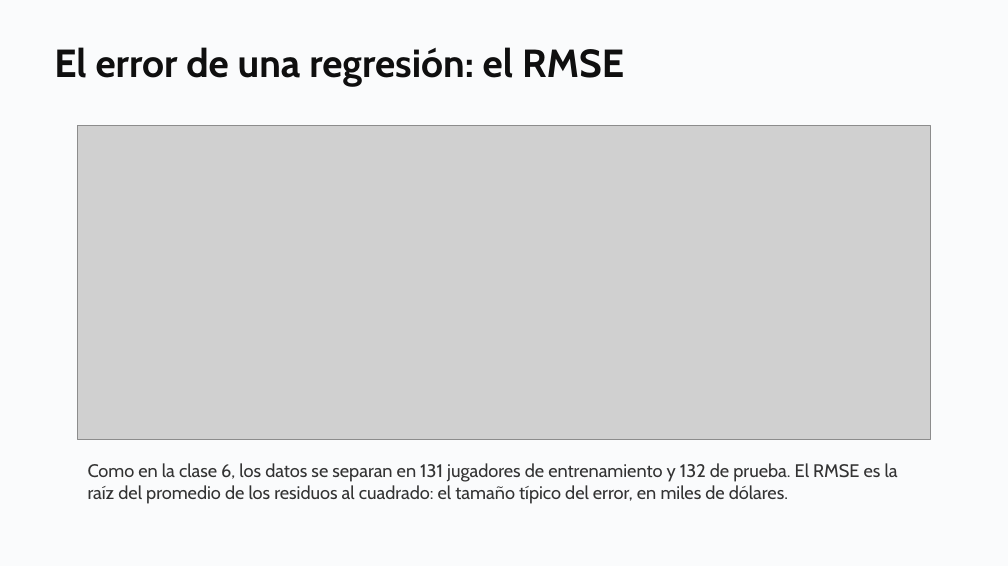
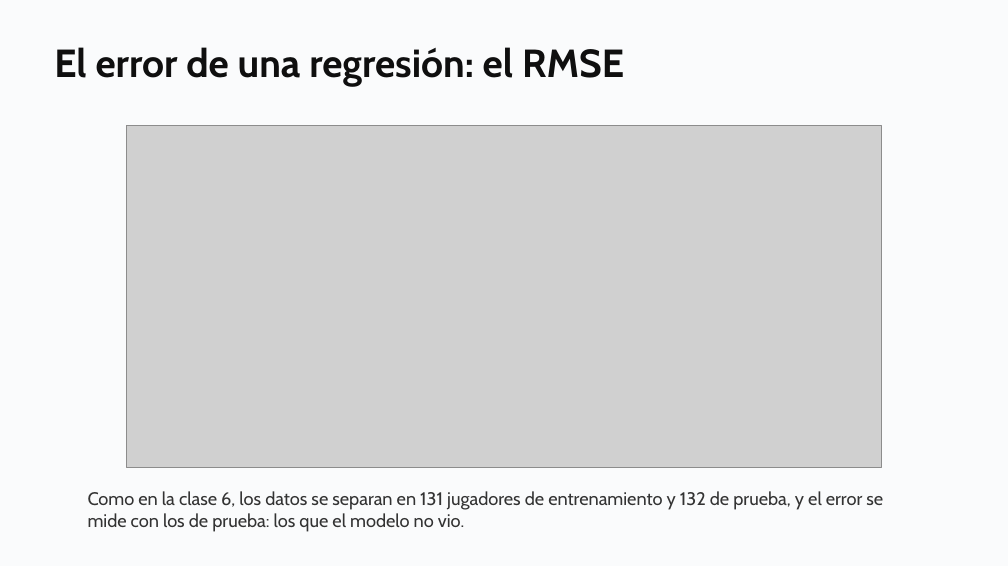
Before and after one commit to daniopitz/diplomado-cdd, a slide deck: slide 24 of presentaciones/clase07_evaluar_regularizar.pptx. Drawn at 1008x566 pixels with LibreOffice and Linux fonts; fonts in the diff are those of the drawing; grey boxes stand for pictures. Boxes give left, top, right and bottom in pixels: in the first picture for what was removed or moved away, otherwise in the second. Text is boxed around its words. In the diff, an @@ line names an element or a change of style, - is before the commit and + after.

```diff
--- a/presentaciones/clase07_evaluar_regularizar.pptx
+++ b/presentaciones/clase07_evaluar_regularizar.pptx
@@ picture: place and size @@
-picture at <box>78,126,930,439</box>
+picture at <box>126,126,881,468</box>
@@ text at <box>88,491,883,532</box>: text changed @@
-Como en la clase 6, los datos se separan en 131 jugadores de entrenamiento y 132 de prueba. El RMSE es la raíz del promedio de los residuos al cuadrado: el tamaño típico del error, en miles de dólares.
+Como en la clase 6, los datos se separan en 131 jugadores de entrenamiento y 132 de prueba, y el error se mide con los de prueba: los que el modelo no vio.
```
Also in this commit, not shown: 1 slide added, 3 other files.
